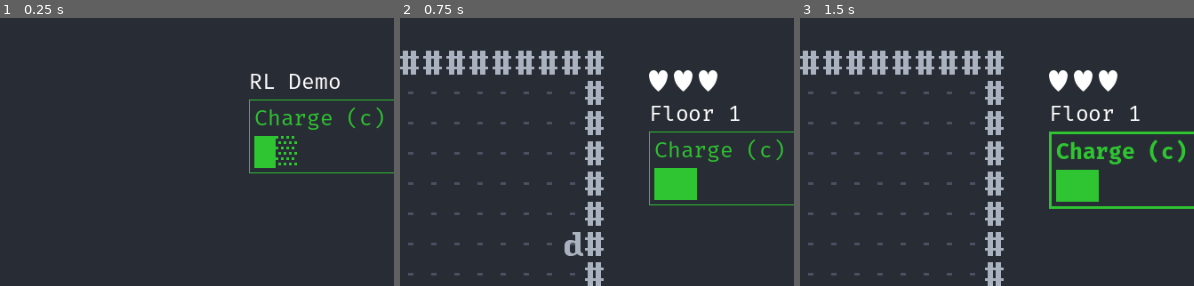
Above: before the commit, frames 1-3 (left to right).
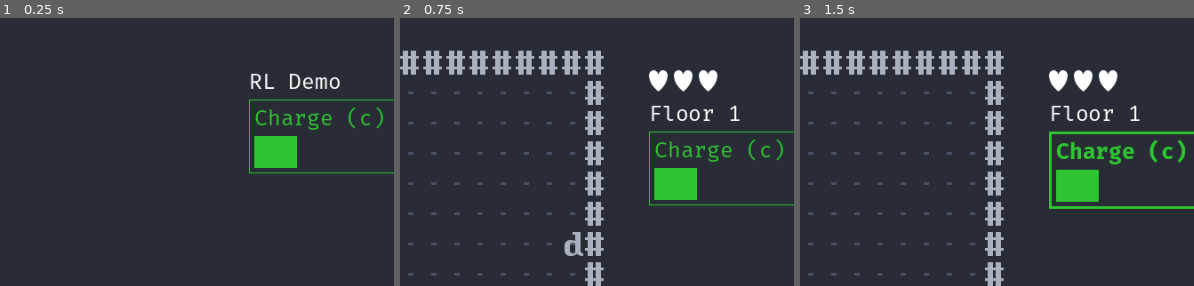
Above: after the commit, the same moments.

Repository: dave470003/froxis
Game: Godot game, scene res://scene/main/MainScene.tscn
The game is run twice, just before and just after one commit, with the same random seed, the same clock (stepped at 60 frames per second) and the same inputs.
Inputs:
- Up to frame 1 (0.25 s): no input
- Up to frame 2 (0.75 s): tap Space (init_game) at 0.5, 0.6 s; hold Right (move_right) from 0.53 s (still down)
- Up to frame 3 (1.5 s): tap Space (init_game) at 1.25 s; release Right (move_right) at 1.28 s; hold Down (move_down) from 1.28 s (still down); tap C at 1.35 s
The pictures show only the part of the screen within x 39-89%, y 0-50%; the shares and areas given below are measured in that part.

The runs differ from the first frame. In frame 1, 0.6% of the frame differs, in the area x 69-76%, y 44-56%; in frame 2, nothing differs; in frame 3, nothing differs.

Commit message:
Get Shop working.

Diff:
--- a/library/Skill.gd
+++ b/library/Skill.gd
@@ -24,6 +24,9 @@
 # Called when the node enters the scene tree for the first time.
 func _ready():
 	_is_skill_unlocked = _is_skill_unlocked_at_start
+	if !_is_skill_unlocked:
+		visible = false
+	_update_cooldown_sprites()
 
 func reset():
 	_cooldown_remaining = 0
--- /dev/null
+++ b/library/Skills.gd
@@ -0,0 +1,208 @@
+# Skills.gd
+
+const SKILL_UPGRADE_HEALTH = "skill_upgrade_health"
+const SKILL_GET_TELEPORT = "skill_get_teleport"
+const SKILL_GET_AMULET = "skill_get_amulet"
+const SKILL_INVISIBILITY_1 = "skill_invisibility_1"
+const SKILL_INVISIBILITY_2 = "skill_invisibility_2"
+const SKILL_INVISIBILITY_3 = "skill_invisibility_3"
+const SKILL_INVISIBILITY_4 = "skill_invisibility_4"
+const SKILL_INVISIBILITY_5 = "skill_invisibility_5"
+const SKILL_SHURIKEN_1 = "skill_shuriken_1"
+const SKILL_SHURIKEN_2 = "skill_shuriken_2"
+const SKILL_SHURIKEN_3 = "skill_shuriken_3"
+const SKILL_SHURIKEN_4 = "skill_shuriken_4"
+const SKILL_SHURIKEN_5 = "skill_shuriken_5"
+const SKILL_TRAP_1 = "skill_trap_1"
+const SKILL_TRAP_2 = "skill_trap_2"
+const SKILL_TRAP_3 = "skill_trap_3"
+const SKILL_TRAP_4 = "skill_trap_4"
+const SKILL_TRAP_5 = "skill_trap_5"
+const SKILL_ATTACK_1 = "skill_attack_1"
+const SKILL_ATTACK_2 = "skill_attack_2"
+const SKILL_ATTACK_3 = "skill_attack_3"
+const SKILL_CHARGE_1 = "skill_charge_1"
+const SKILL_CHARGE_2 = "skill_charge_2"
+const SKILL_CHARGE_3 = "skill_charge_3"
+const SKILL_CHARGE_4 = "skill_charge_4"
+const SKILL_TELEPORT_1 = "skill_teleport_1"
+const SKILL_TELEPORT_2 = "skill_teleport_2"
+const SKILL_TELEPORT_3 = "skill_teleport_3"
+const SKILL_TELEPORT_4 = "skill_teleport_4"
+
+const SKILL_DICT = {
+	SKILL_UPGRADE_HEALTH: {
+		"id": 1,
+		"key": SKILL_UPGRADE_HEALTH,
+		"description": "Add one health.",
+		"dependency": null
+	},
+	SKILL_GET_TELEPORT: {
+		"id": 2,
+		"key": SKILL_GET_TELEPORT,
+		"description": "Obtain a scroll of teleportation",
+		"dependency": null
+	},
+	SKILL_GET_AMULET: {
+		"id": 3,
+		"key": SKILL_GET_AMULET,
+		"description": "Obtain an amulet of charisma",
+		"dependency": null
+	},
+	SKILL_INVISIBILITY_1: {
+		"id": 4,
+		"key": SKILL_INVISIBILITY_1,
+		"description": "Learn the Invisibility skill",
+		"dependency": null
+	},
+	SKILL_INVISIBILITY_2: {
+		"id": 5,
+		"key": SKILL_INVISIBILITY_2,
+		"description": "Invisibility lasts for an extra turn",
+		"dependency": 4
+	},
+	SKILL_INVISIBILITY_3: {
+		"id": 6,
+		"key": SKILL_INVISIBILITY_3,
+		"description": "Invisibility has a reduced cooldown",
+		"dependency": 5
+	},
+	SKILL_INVISIBILITY_4: {
+		"id": 7,
+		"key": SKILL_INVISIBILITY_4,
+		"description": "Invisibility is not removed when attacking",
+		"dependency": 6
+	},
+	SKILL_INVISIBILITY_5: {
+		"id": 8,
+		"key": SKILL_INVISIBILITY_5,
+		"description": "Invisibility adds invulnerability",
+		"dependency": 7
+	},
+	SKILL_CHARGE_1: {
+		"id": 9,
+		"key": SKILL_CHARGE_1,
+		"description": "After charging, stomp to damage enemies in an area",
+		"dependency": null
+	},
+	SKILL_CHARGE_2: {
+		"id": 10,
+		"key": SKILL_CHARGE_2,
+		"description": "Charge cooldown is reduced",
+		"dependency": 9
+	},
+	SKILL_CHARGE_3: {
+		"id": 11,
+		"key": SKILL_CHARGE_3,
+		"description": "Charge has added range",
+		"dependency": 10
+	},
+	SKILL_CHARGE_4: {
+		"id": 12,
+		"key": SKILL_CHARGE_4,
+		"description": "Charge's stomp has added range",
+		"dependency": 11
+	},
+	SKILL_TRAP_1: {
+		"id": 13,
+		"key": SKILL_TRAP_1,
+		"description": "Learn the Trap skill",
+		"dependency": null
+	},
+	SKILL_TRAP_2: {
+		"id": 14,
+		"key": SKILL_TRAP_2,
+		"description": "Trap has a reduced cooldown",
+		"dependency": 13
+	},
+	SKILL_TRAP_3: {
+		"id": 15,
+		"key": SKILL_TRAP_3,
+		"description": "Trap now detonates in an area",
+		"dependency": 14
+	},
+	SKILL_TRAP_4: {
+		"id": 16,
+		"key": SKILL_TRAP_4,
+		"description": "Trap now affects flying enemies",
+		"dependency": 15
+	},
+	SKILL_TRAP_5: {
+		"id": 17,
+		"key": SKILL_TRAP_5,
+		"description": "Trap now stuns all enemies upon entering or detonating",
+		"dependency": 16
+	},
+	SKILL_SHURIKEN_1: {
+		"id": 18,
+		"key": SKILL_SHURIKEN_1,
+		"description": "Learn the Shuriken skill",
+		"dependency": null
+	},
+	SKILL_SHURIKEN_2: {
+		"id": 19,
+		"key": SKILL_SHURIKEN_2,
+		"description": "Increase the range of Shuriken",
+		"dependency": 18
+	},
+	SKILL_SHURIKEN_3: {
+		"id": 20,
+		"key": SKILL_SHURIKEN_3,
+		"description": "Reduce the cooldown of Shuriken",
+		"dependency": 19
+	},
+	SKILL_SHURIKEN_4: {
+		"id": 21,
+		"key": SKILL_SHURIKEN_4,
+		"description": "Player now throws two shurikens",
+		"dependency": 20
+	},
+	SKILL_SHURIKEN_5: {
+		"id": 22,
+		"key": SKILL_SHURIKEN_5,
+		"description": "Each thrown shuriken now bounces to another enemy",
+		"dependency": 21
+	},
+	SKILL_ATTACK_1: {
+		"id": 23,
+		"key": SKILL_ATTACK_1,
+		"description": "After moving, the player swings their sword around them.",
+		"dependency": null
+	},
+	SKILL_ATTACK_2: {
+		"id": 24,
+		"key": SKILL_ATTACK_2,
+		"description": "The player deals 2 damage on attacking.",
+		"dependency": 23
+	},
+	SKILL_ATTACK_3: {
+		"id": 25,
+		"key": SKILL_ATTACK_3,
+		"description": "The player's spin attack after moving does extra damage",
+		"dependency": 24
+	},
+	SKILL_TELEPORT_1: {
+		"id": 26,
+		"key": SKILL_TELEPORT_1,
+		"description": "Teleporting now deals damage to all enemies within 2 spaces of arrival",
+		"dependency": null
+	},
+	SKILL_TELEPORT_2: {
+		"id": 27,
+		"key": SKILL_TELEPORT_2,
+		"description": "Small chance to find teleport scrolls after killing enemies",
+		"dependency": 26
+	},
+	SKILL_TELEPORT_3: {
+		"id": 28,
+		"key": SKILL_TELEPORT_3,
+		"description": "Teleport deals damage to enemies upon departure",
+		"dependency": 27
+	},
+	SKILL_TELEPORT_4: {
+		"id": 29,
+		"key": SKILL_TELEPORT_4,
+		"description": "Teleport now instantly kills nearby non-boss enemies on arrival",
+		"dependency": 28
+	},
+}
--- a/scene/gui/Popup.gd
+++ b/scene/gui/Popup.gd
@@ -4,8 +4,7 @@
 
 # Called when the node enters the scene tree for the first time.
 func _ready():
-	pass # Replace with function body.
-
+	pass
 
 # Called every frame. 'delta' is the elapsed time since the previous frame.
 func _process(delta):
@@ -19,9 +18,11 @@
 		var popup_option = popupOption.instantiate()
 		popup_option.setup_trigger_char(popup_options[i][0])
 		popup_option.get_node("PopupOptionMargin/PopupOption").text = popup_options[i][1]
-		popup_option.setup_callable(Callable(self, "callback"), popup_options[i][2])
+		popup_option.setup_callable(Callable(self, "callback"), [popup_options[i][2], popup_options[i][3]])
 		get_node('PopupOptionsContainer/PopupOptions').add_child(popup_option)
 
-func callback(outer_callback: Callable):
-	outer_callback.call()
+func callback(args):
+	var outer_callback = args[0]
+	var outer_args = args[1]
+	outer_callback.callv(outer_args)
 	self.queue_free()
--- a/scene/gui/Popup.tscn
+++ b/scene/gui/Popup.tscn
@@ -25,8 +25,10 @@
 theme_override_constants/margin_bottom = 20
 
 [node name="PopupText" type="Label" parent="PopupMargin"]
+custom_minimum_size = Vector2(250, 2.08165e-12)
 layout_mode = 2
 size_flags_vertical = 1
+autowrap_mode = 2
 
 [node name="PopupOptionsContainer" type="Control" parent="."]
 custom_minimum_size = Vector2(2.08165e-12, 50)
--- a/scene/main/MainScene.gd
+++ b/scene/main/MainScene.gd
@@ -16,6 +16,7 @@
 const TRAP_SKILL: = "MainGUI/MainHBoxContainer/SidebarVBoxContainer/Skills/TrapSkill"
 const INVISIBILITY_SKILL: = "MainGUI/MainHBoxContainer/SidebarVBoxContainer/Skills/InvisibilitySkill"
 const SHURIKEN_SKILL: = "MainGUI/MainHBoxContainer/SidebarVBoxContainer/Skills/ShurikenSkill"
+const SHOP = "Shop"
 
 const SIGNAL_BIND: Array = [
 	[
@@ -71,7 +72,7 @@
 	[
 		"next_level", "_on_PCMove_next_level",
 		PC_MOVE,
-		INIT_GAME
+		INIT_GAME, SHOP
 	],
 	[
 		"game_over", "_on_SidebarVBoxContainer_game_over",
@@ -128,6 +129,26 @@
 		PC_MOVE,
 		MAIN_SCENE
 	],
+	[
+		"learn_shuriken", "_on_Shop_learn_shuriken",
+		SHOP,
+		SIDEBAR
+	],
+	[
+		"learn_trap", "_on_Shop_learn_trap",
+		SHOP,
+		SIDEBAR
+	],
+	[
+		"learn_invisibility", "_on_Shop_learn_invisibility",
+		SHOP,
+		SIDEBAR
+	],
+	[
+		"increase_health", "_on_Shop_increase_health",
+		SHOP,
+		SIDEBAR
+	],
 ]
 
 const NODE_REF: Array = [
@@ -156,10 +177,19 @@
 		INIT_LEVEL,
 		PC_MOVE,
 	],
+	[
+		"_ref_Shop",
+		SHOP,
+		MAIN_SCENE,
+	],
 ]
+
+const Shop := preload("res://scene/main/Shop.gd")
 
 @onready var popup := preload("res://scene/gui/Popup.tscn") as PackedScene
 var _game_paused = false
+
+var _ref_Shop: Shop
 
 # Called every frame. 'delta' is the elapsed time since the previous frame.
 func _process(delta):
@@ -180,35 +210,49 @@
 			[
 				32,
 				"Space: Restart Game",
-				Callable(self, "restart_game")
+				Callable(self, "restart_game"),
+				[]
 			]
 		]
 	)
 
 func restart_game():
 	get_node("InitGame").reset_game()
+	get_node(CHARGE_SKILL).reset()
+	get_node(INVISIBILITY_SKILL).reset()
+	get_node(TRAP_SKILL).reset()
+	get_node(SHURIKEN_SKILL).reset()
 	_game_paused = false
 
 func _on_PCMove_visit_shrine():
+	if !_ref_Shop._is_open:
+		return
 	_game_paused = true
 	var popup_node = popup.instantiate()
 	var gui_node = get_node("MainGUI")
+	var available_boons = _ref_Shop._available_skills.slice(0, 3)
 	gui_node.add_child(popup_node)
 	popup_node.setup(
 		"You come across a mysterious shrine.
 		It grants you one of the following boons:
-		1: The Invisibility Skill
-		2: Gain 1 Health",
+		1: {0}
+		2: {1}".format([available_boons[0].description, available_boons[1].description]),
 		[
 			[
 				KEY_1,
 				"1: Option 1",
-				Callable(self, "restart_game")
+				Callable(self, "purchase_skill"),
+				[available_boons[0].key]
 			],
 			[
 				KEY_2,
 				"2: Option 2",
-				Callable(self, "restart_game")
+				Callable(self, "purchase_skill"),
+				[available_boons[1].key]
 			]
 		]
 	)
+
+func purchase_skill(skill_name: String):
+	_ref_Shop.purchase_skill(skill_name)
+	_game_paused = false
--- a/scene/main/Shop.gd
+++ b/scene/main/Shop.gd
@@ -1,11 +1,73 @@
 extends Node2D
 
+var _new_Skills := preload("res://library/Skills.gd").new()
+var _bought_skills_ids: Array = []
+var _available_skills: Array = []
+var _is_open: bool = true
+
+signal increase_health(amount: int)
+signal learn_shuriken()
+signal learn_trap()
+signal learn_invisibility()
 
 # Called when the node enters the scene tree for the first time.
 func _ready():
-	pass # Replace with function body.
-
+	_update_available_skills()
 
 # Called every frame. 'delta' is the elapsed time since the previous frame.
 func _process(delta):
 	pass
+
+func purchase_skill(skill_name: String):
+	print('here', skill_name)
+	var id = _get_id_for_skill(skill_name)
+	if id != null:
+		_bought_skills_ids.append(id)
+		_update_available_skills()
+
+	_is_open = false
+
+	_after_purchase_skill(skill_name)
+
+func _update_available_skills():
+	var local_available_skills = []
+	var skill
+	for i in range(0, _new_Skills.SKILL_DICT.values().size()):
+		skill = _new_Skills.SKILL_DICT.values()[i]
+		if _bought_skills_ids.has(skill.id):
+			continue
+		if skill.dependency == null:
+			local_available_skills.append(skill)
+		elif _bought_skills_ids.has(skill.dependency):
+			local_available_skills.append(skill)
+
+	_available_skills = local_available_skills
+	_shuffle_skills()
+
+func _get_id_for_skill(skill_name: String):
+	if _new_Skills.SKILL_DICT.keys().has(skill_name):
+		return _new_Skills.SKILL_DICT[skill_name].id
+	return null
+
+func _shuffle_skills():
+	_available_skills.shuffle()
+
+func has_skill(skill_name: String):
+	var id = _get_id_for_skill(skill_name)
+	if id != null:
+		return _bought_skills_ids.has(id)
+	return false
+
+func _after_purchase_skill(skill_name):
+	match skill_name:
+		_new_Skills.SKILL_UPGRADE_HEALTH:
+			increase_health.emit(1)
+		_new_Skills.SKILL_TRAP_1:
+			learn_trap.emit()
+		_new_Skills.SKILL_INVISIBILITY_1:
+			learn_invisibility.emit()
+		_new_Skills.SKILL_SHURIKEN_1:
+			learn_shuriken.emit()
+
+func _on_PCMove_next_level():
+	_is_open = true
--- a/scene/main/SidebarVBoxContainer.gd
+++ b/scene/main/SidebarVBoxContainer.gd
@@ -25,6 +25,19 @@
 	if (_health <= 0):
 		game_over.emit("You were killed.")
 
+func _on_Shop_increase_health(amount: int):
+	_health = _health + amount
+	_update_health()
+
+func _on_Shop_learn_shuriken():
+	get_node("Skills/ShurikenSkill").unlock()
+
+func _on_Shop_learn_trap():
+	get_node("Skills/TrapSkill").unlock()
+
+func _on_Shop_learn_invisibility():
+	get_node("Skills/InvisibilitySkill").unlock()
+
 func _on_InitLevel_level_started(level: int):
 	_label_help.text = str("Floor ", level)
 
